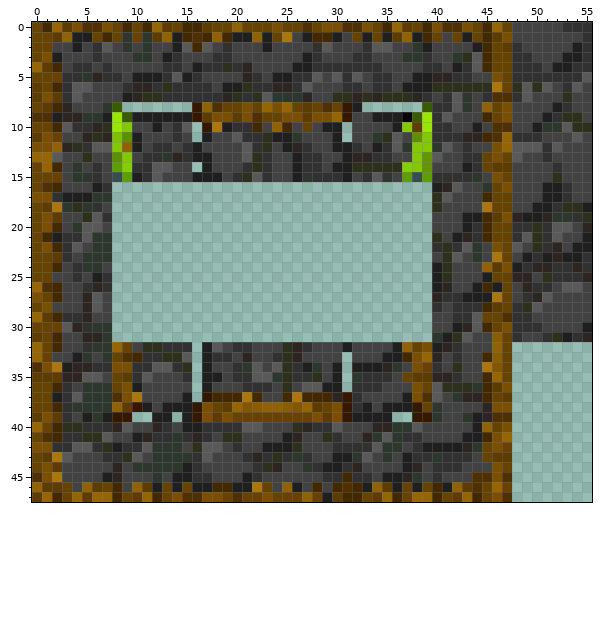
File history of a pixel-art sprite, public/images/surfaces/dirt_to_rock.png. Above: the version before the commit.
The file is 112x96 pixels, drawn in blocks of 2x2; one block is one cell here. Colours within 5 levels of each other are drawn and written as one.
After:
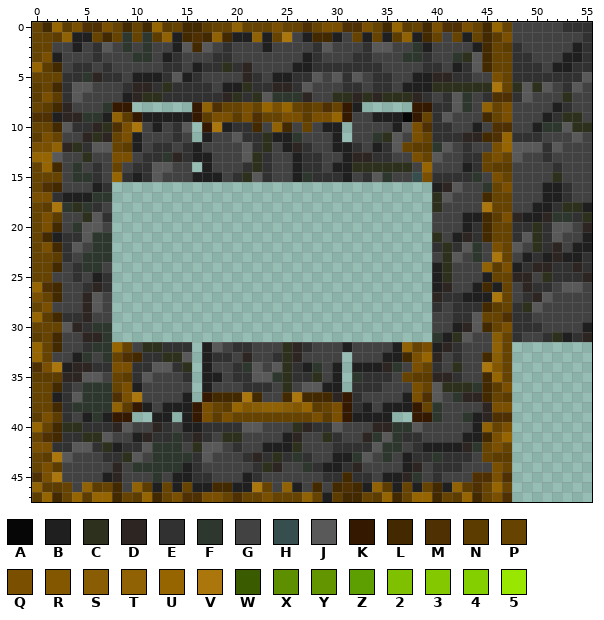
Palette (. is transparent): A #060606  B #1f1f1f  C #2c301c  D #2d2522  E #313131  F #2e372e  G #424242  H #374e4e  J #595959  K #341900  L #432900  M #4f3002  N #5d3c00  P #664300  Q #7b4f00  R #825700  S #895d03  T #906204  U #976500  V #ab760c  W #3b5b00  X #5e8f00  Y #629500  Z #5d9e00  2 #7fc000  3 #84c800  4 #83cf00  5 #99e700
The edit:
@@ x 6..41 @@
  7 GGGBDCCEEEEEEDCECJFFFDGGCCDCDCCCDEGE
- 8 GFW.......KTMPPQPUQUPNPMPKB......WEE
- 9 FB5WBBBBBBKNQQNQMPPQQNQQUKGGBBBAW5EJ
-10 DC53GGBGEJ.KVBEELGTLGPGBB.GGGGB3N5EE
-11 CD2XBGGGEG.BGGJEECBBFGGGB.GGFCJGX3EE
-12 JJ3TBGEEGEBGGGGJECGBDEGGBBEGBEJF33FJ
-13 GGX3GEEFDEBBGGGJCEGGBEEGGBDDEEGG3YJG
-14 EGZ4EEJJGG.BGGGECEGGBEEGBBCCCCC43YGG
-15 EGHZBEJGGGBBBGECJEGGBFEEEBGEJFGZHZEE
+ 8 GFKK......KTMPPQPUQUPNPMPKB.....KKEE
+ 9 FBTNKBBBBBKNQQNQMPPQQNQQUKGGBBBAKPEJ
+10 DCMQVGBGEJ.KVBEELGTLGPGBB.GGGGBJQMEE
+11 CDPQBGGGEG.BGGJEECBBFGGGB.GGFCJGQPEE
+12 JJPNBGEEGEBGGGGJECGBDEGGBBEGBEJPNNFJ
+13 GGQQGEEFDEBBGGGJCEGGBEEGGBDDEEGGQPJG
+14 EGPGEEJJGG.BGGGECEGGBEEGBBCCCCCCGUGG
+15 EGUEBEJGGGBBBGECJEGGBFEEEBGEJFGGHQEE
 16 BE................................BD
Where, in picture pixels (left, top, right, bottom), the same in both pictures:
changed: (112, 102, 142, 182)
changed: (402, 102, 432, 182)
